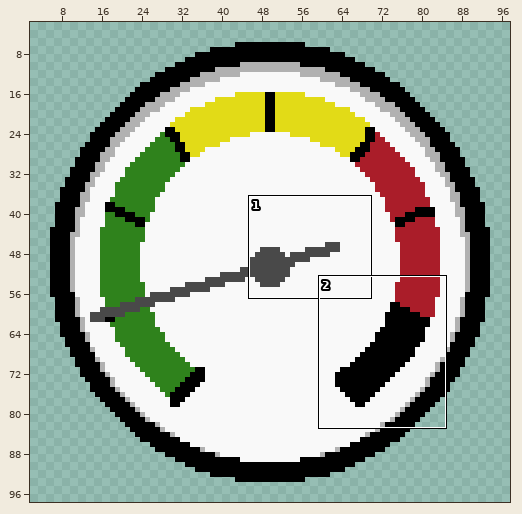
A pixel-art file gets an edit: images/ui/DamageGauge.aseprite. The picture above shows the old version from afar; the outline marks the close-up.
Close-up. Before:
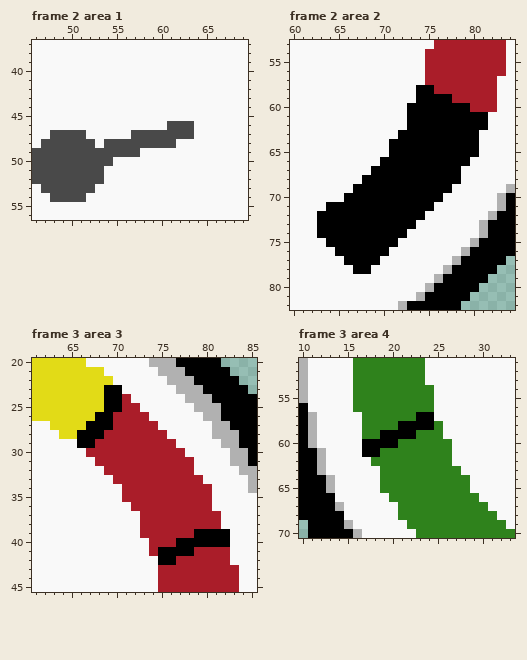
100x100 pixels, 9 frames. Shown: frame 2 area 1: x 46..69, y 37..56; frame 2 area 2: x 60..84, y 53..82; frame 3 area 3: x 61..85, y 20..45; frame 3 area 4: x 10..33, y 51..70. The wide view leaves out empty margins. The commit also changed other frames or places, which this record leaves out.
The result:
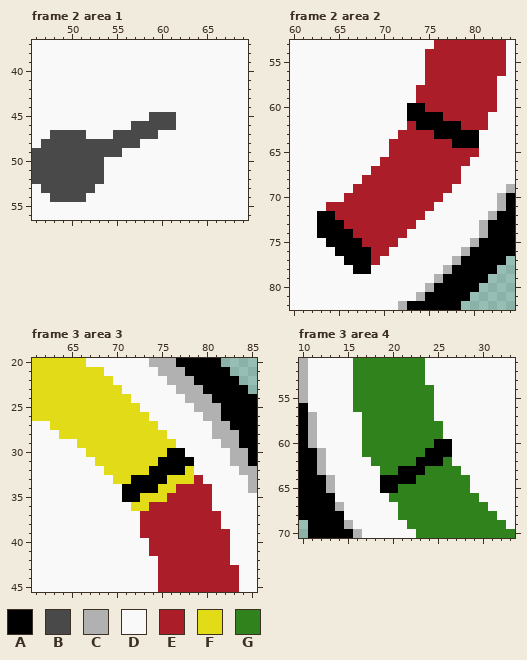
Palette (. is transparent): A #000000  B #494949  C #b1b1b1  D #f9f9f9  E #aa1d29  F #e2db17  G #2f821c
Edits made:
layer "ColorRing" now hidden
layer "ColorRing Copy" added
layer "Needle" now hidden
layer "Needle9" added
layer "Layer 1" now hidden
--- frame 2 area 1
@@ x 51..65 @@
 44 DDDDDDDDDDDDDDD
-45 DDDDDDDDDDDDDDD
-46 DDDDDDDDDDBBBDD
-47 BDDDDDBBBBBBBDD
-48 BBDBBBBBBBBDDDD
-49 BBBBBBBDDDDDDDD
-50 BBBBDDDDDDDDDDD
+45 DDDDDDDDBBBDDDD
+46 DDDDDDBBBBBDDDD
+47 BDDDBBBBBDDDDDD
+48 BBBBBBBDDDDDDDD
+49 BBBBBDDDDDDDDDD
+50 BBBDDDDDDDDDDDD
 51 BBBDDDDDDDDDDDD
--- frame 2 area 2
@@ x 60..84 @@
 57 DDDDDDDDDDDDDDDEEEEEEEEDD
-58 DDDDDDDDDDDDDDAAEEEEEEEDD
-59 DDDDDDDDDDDDDDAAAAEEEEEDD
-60 DDDDDDDDDDDDDAAAAAAAEEEDD
-61 DDDDDDDDDDDDDAAAAAAAAADDD
-62 DDDDDDDDDDDDDAAAAAAAAADDD
-63 DDDDDDDDDDDDAAAAAAAAADDDD
-64 DDDDDDDDDDDAAAAAAAAAADDDD
-65 DDDDDDDDDDDAAAAAAAAAADDDD
-66 DDDDDDDDDDAAAAAAAAAADDDDD
-67 DDDDDDDDDAAAAAAAAAADDDDDD
-68 DDDDDDDDAAAAAAAAAAADDDDDD
-69 DDDDDDDAAAAAAAAAAADDDDDDC
-70 DDDDDDAAAAAAAAAAADDDDDDCA
-71 DDDDAAAAAAAAAAAADDDDDDDCA
-72 DDDAAAAAAAAAAAADDDDDDDCAA
-73 DDDAAAAAAAAAAADDDDDDDCAAA
-74 DDDAAAAAAAAAADDDDDDDDCAAA
-75 DDDDAAAAAAAADDDDDDDDCAAAA
-76 DDDDDAAAAAADDDDDDDDCAAAAA
-77 DDDDDDAAAADDDDDDDDCAAAAA.
+58 DDDDDDDDDDDDDDEEEEEEEEEDD
+59 DDDDDDDDDDDDDDEEEEEEEEEDD
+60 DDDDDDDDDDDDDAAEEEEEEEEDD
+61 DDDDDDDDDDDDDAAAAEEEEEDDD
+62 DDDDDDDDDDDDDEAAAAAEEEDDD
+63 DDDDDDDDDDDDEEEEAAAAADDDD
+64 DDDDDDDDDDDEEEEEEEAAADDDD
+65 DDDDDDDDDDDEEEEEEEEEEDDDD
+66 DDDDDDDDDDEEEEEEEEEEDDDDD
+67 DDDDDDDDDEEEEEEEEEEDDDDDD
+68 DDDDDDDDEEEEEEEEEEEDDDDDD
+69 DDDDDDDEEEEEEEEEEEDDDDDDC
+70 DDDDDDEEEEEEEEEEEDDDDDDCA
+71 DDDDEEEEEEEEEEEEDDDDDDDCA
+72 DDDAAEEEEEEEEEEDDDDDDDCAA
+73 DDDAAAEEEEEEEEDDDDDDDCAAA
+74 DDDAAAAEEEEEEDDDDDDDDCAAA
+75 DDDDAAAAEEEEDDDDDDDDCAAAA
+76 DDDDDAAAAEEDDDDDDDDCAAAAA
+77 DDDDDDAAAEDDDDDDDDCAAAAA.
 78 DDDDDDDAADDDDDDDDCAAAAA..
--- frame 3 area 3
@@ x 61..85 @@
 22 FFFFFFFFFDDDDDDCCCAAAAA..
-23 FFFFFFFFAADDDDDDCCCAAAAA.
-24 FFFFFFFFAAEDDDDDDCCCAAAAA
-25 FFFFFFFFAAEEDDDDDDCCCAAAA
-26 FFFFFFFAAEEEEDDDDDDCCAAAA
-27 DDFFFFAAAEEEEEDDDDDDCCAAA
-28 DDDFFAAAEEEEEEEDDDDDCCCAA
-29 DDDDDAAEEEEEEEEEDDDDDCCAA
-30 DDDDDDEEEEEEEEEEEDDDDDCCA
-31 DDDDDDDEEEEEEEEEEEDDDDCCA
-32 DDDDDDDDEEEEEEEEEEDDDDDCC
-33 DDDDDDDDDEEEEEEEEEEDDDDDC
-34 DDDDDDDDDDEEEEEEEEEEDDDDC
-35 DDDDDDDDDDEEEEEEEEEEDDDDD
-36 DDDDDDDDDDDEEEEEEEEEDDDDD
+23 FFFFFFFFFFDDDDDDCCCAAAAA.
+24 FFFFFFFFFFFDDDDDDCCCAAAAA
+25 FFFFFFFFFFFFDDDDDDCCCAAAA
+26 FFFFFFFFFFFFFDDDDDDCCAAAA
+27 DDFFFFFFFFFFFFDDDDDDCCAAA
+28 DDDFFFFFFFFFFFFDDDDDCCCAA
+29 DDDDDFFFFFFFFFFFDDDDDCCAA
+30 DDDDDDFFFFFFFFFAADDDDDCCA
+31 DDDDDDDFFFFFFFAAAADDDDCCA
+32 DDDDDDDDFFFFFAAAAFDDDDDCC
+33 DDDDDDDDDFFAAAAFFFEDDDDDC
+34 DDDDDDDDDDAAAAFFEEEEDDDDC
+35 DDDDDDDDDDAAFFFEEEEEDDDDD
+36 DDDDDDDDDDDFFEEEEEEEDDDDD
 37 DDDDDDDDDDDDEEEEEEEEEDDDD
 38 DDDDDDDDDDDDEEEEEEEEEDDDD
-39 DDDDDDDDDDDDEEEEEEAAAADDD
-40 DDDDDDDDDDDDDEEEAAAAAADDD
-41 DDDDDDDDDDDDDEAAAAEEEEDDD
-42 DDDDDDDDDDDDDDAAEEEEEEDDD
+39 DDDDDDDDDDDDEEEEEEEEEEDDD
+40 DDDDDDDDDDDDDEEEEEEEEEDDD
+41 DDDDDDDDDDDDDEEEEEEEEEDDD
+42 DDDDDDDDDDDDDDEEEEEEEEDDD
 43 DDDDDDDDDDDDDDEEEEEEEEEDD
--- frame 3 area 4, layer "ColorRing Copy"
@@ x 15..28 @@
 56 DGGGGGGGGGDDDD
-57 DDGGGGGGAADDDD
-58 DDGGGGAAAAGDDD
-59 DDGGAAAAGGGDDD
-60 DDAAAAGGGGGGDD
-61 DDAAGGGGGGGGDD
-62 DDDGGGGGGGGGDD
-63 DDDDGGGGGGGGGD
-64 DDDDGGGGGGGGGG
-65 DDDDGGGGGGGGGG
+57 DDGGGGGGGGDDDD
+58 DDGGGGGGGGGDDD
+59 DDGGGGGGGGGDDD
+60 DDGGGGGGGGAADD
+61 DDGGGGGGGAAADD
+62 DDDGGGGGAAAGDD
+63 DDDDGGAAAGGGGD
+64 DDDDAAAAGGGGGG
+65 DDDDAAGGGGGGGG
 66 DDDDDGGGGGGGGG
Boxes around the changes in both close-ups, in picture pixels (x1, y1, x2, y2):
changed: (95, 112, 194, 166)
changed: (326, 85, 488, 265)
changed: (77, 385, 230, 565)
changed: (362, 412, 452, 493)
